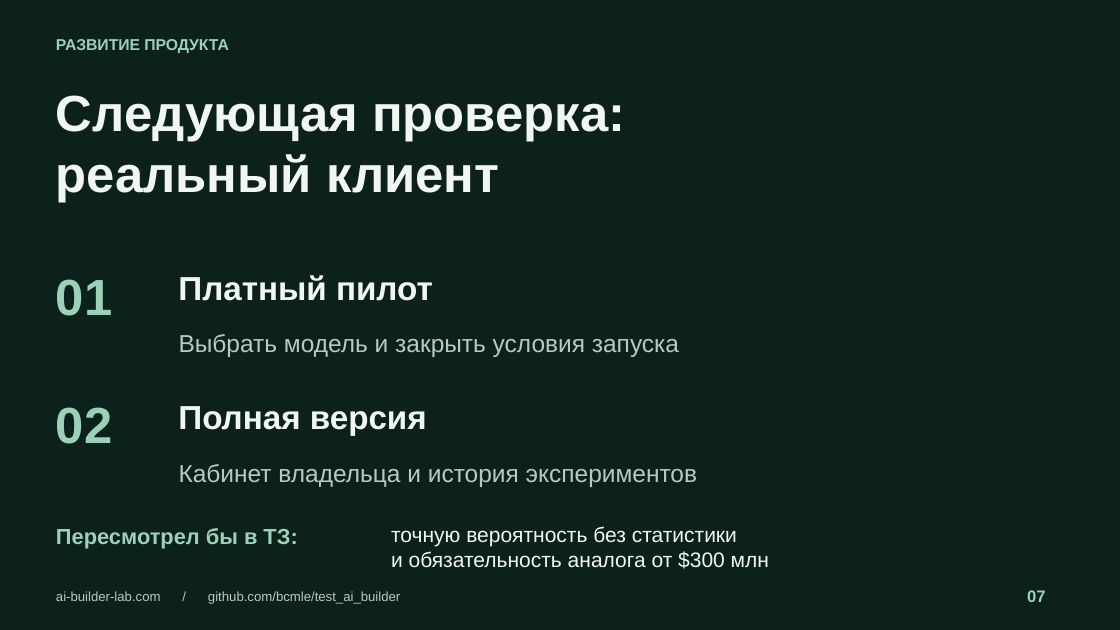
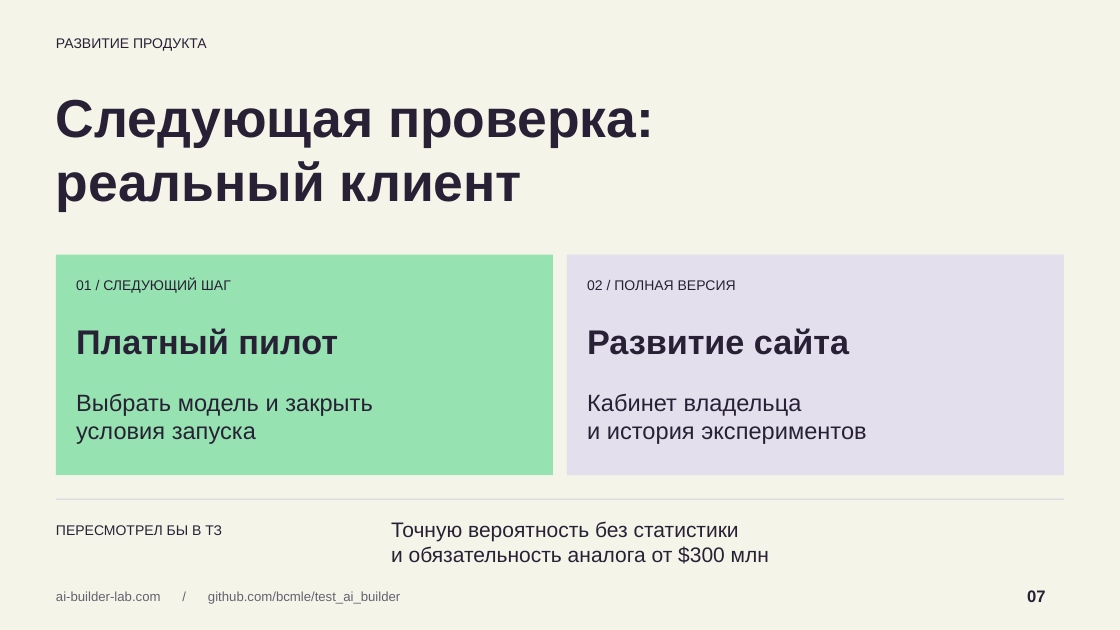
Before and after one commit to bcmle/test_ai_builder, a slide deck: slide 7 of presentation/AI-Builder-CEO.pptx. Drawn at 1120x630 pixels with LibreOffice and Linux fonts; fonts in the diff are those of the drawing. Boxes give left, top, right and bottom in pixels: in the first picture for what was removed or moved away, otherwise in the second. Text is boxed around its words. In the diff, an @@ line names an element or a change of style, - is before the commit and + after.

Commit message:
design: restyle CEO deck after The Pitch

```diff
--- a/presentation/AI-Builder-CEO.pptx
+++ b/presentation/AI-Builder-CEO.pptx
@@ background #0C211C to #F5F4E9 @@
@@ text "РАЗВИТИЕ ПРОДУКТА" at box(56, 38, 207, 51): size 13.5 to 12 pt, text colour #9BD1B7 to #282136, bold off @@
@@ text "Следующая проверка:" at box(56, 99, 654, 211): size 43.5 to 45.8 pt, text colour #F1F6F0 to #282136 @@
@@ rectangle added at box(56, 255, 554, 475), fill #96E3B1 @@
@@ rectangle added at box(567, 255, 1065, 475), fill #E3DFED @@
@@ text removed at box(56, 279, 112, 316) @@
-01
@@ text added at box(76, 279, 231, 293), 12 pt, text #282136 @@
+01 / СЛЕДУЮЩИЙ ШАГ
@@ text at box(587, 280, 736, 290): text changed; size 28.5 to 12 pt; text colour #F1F6F0 to #282136; bold off @@
-Полная версия
+02 / ПОЛНАЯ ВЕРСИЯ
@@ text "Платный пилот": place and size @@
-text "Платный пилот" at box(178, 275, 433, 301)
+text "Платный пилот" at box(76, 328, 338, 355)
@@ text "Платный пилот" at box(76, 328, 338, 355): size 28.5 to 29.2 pt, text colour #F1F6F0 to #282136 @@
@@ text added at box(587, 328, 849, 355), 29.2 pt, text #282136, bold @@
+Развитие сайта
@@ text removed at box(56, 407, 112, 444) @@
-02
@@ text at box(76, 394, 373, 444): text changed; size 21 to 20.2 pt; text colour #B5CBBE to #282136 @@
-Выбрать модель и закрыть условия запуска
+Выбрать модель и закрыть
+условия запуска
@@ text at box(587, 394, 866, 444): text changed; size 21 to 20.2 pt; text colour #B5CBBE to #282136 @@
-Кабинет владельца и история экспериментов
+Кабинет владельца
+и история экспериментов
@@ rectangle added at box(56, 499, 1065, 500), fill #D6D1DF @@
@@ text at box(56, 525, 222, 535): text changed; size 18.8 to 12 pt; text colour #9BD1B7 to #282136; bold off @@
-Пересмотрел бы в ТЗ:
+ПЕРЕСМОТРЕЛ БЫ В ТЗ
@@ text at box(391, 521, 739, 541): text changed; text colour #F1F6F0 to #282136 @@
-точную вероятность без статистики
+Точную вероятность без статистики
@@ text at box(391, 546, 769, 564): text colour #F1F6F0 to #282136 in "и обязательность аналога от $300 млн" @@
@@ text "ai-builder-lab.com / github.com/bcmle/test_ai_builder" at box(56, 591, 400, 604): text colour #B5CBBE to #66616F @@
@@ text "07" at box(1027, 590, 1046, 602): text colour #9BD1B7 to #282136 @@
```
Also in this commit, not shown: 6 other slides changed, 10 other files.
